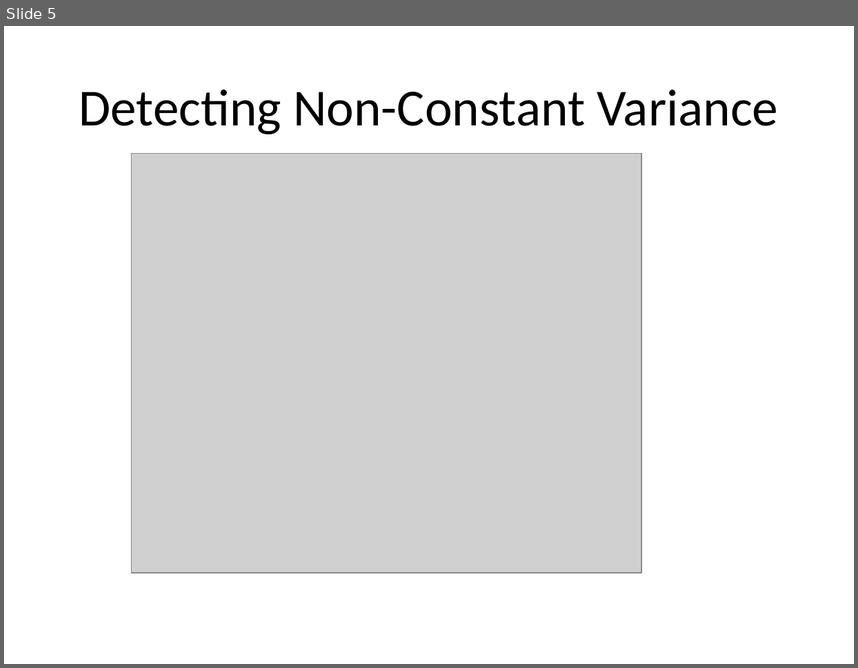
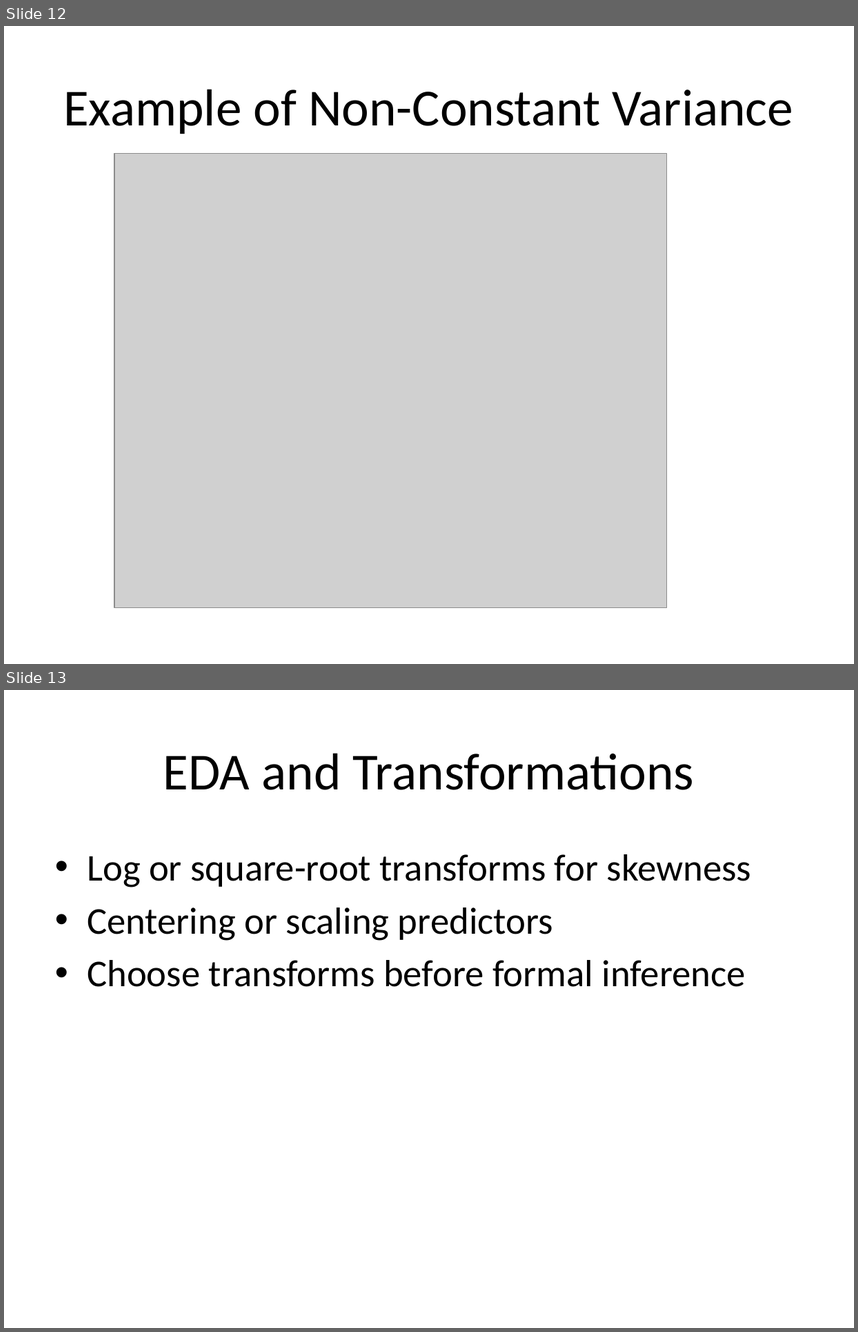
Before and after one commit to dustinpluta/STAT7630_Spring2026, a slide deck: Course_Notes/EDA_in_Regression.pptx. Shown one above the other, each under a label of ours: slide 5 before the commit, slides 12 and 13 after it. The pictures are 858x668 and 858x1332 pixels, drawn with LibreOffice and Linux fonts; fonts in the diff are those of the drawing; grey boxes stand for pictures. Boxes give left, top, right and bottom in pixels: in the first picture for what was removed or moved away, otherwise in the second. Text is boxed around its words. In the diff, an @@ line names an element or a change of style, - is before the commit and + after.

```diff
--- a/Course_Notes/EDA_in_Regression.pptx
+++ b/Course_Notes/EDA_in_Regression.pptx
@@ slide 13 added at (x1=4, y1=690, x2=854, y2=1328), background #FFFFFF @@
@@ title added at (x1=163, y1=753, x2=695, y2=790), 44 pt, text #000000 @@
+EDA and Transformations
@@ text added at (x1=87, y1=854, x2=752, y2=987), 32 pt, text #000000 @@
+• Log or square-root transforms for skewness
+• Centering or scaling predictors
+• Choose transforms before formal inference
@@ what was slide 5 is now slide 12 @@
@@ slide 12 changed as well @@
@@ title at (x1=63, y1=89, x2=793, y2=134): text changed @@
-Detecting Non-Constant Variance
+Example of Non-Constant Variance
@@ picture resized from (x1=132, y1=154, x2=642, y2=572) to (x1=114, y1=154, x2=667, y2=608) @@
```
Also in this commit, not shown: 6 other slides changed, 9 other slides added.
